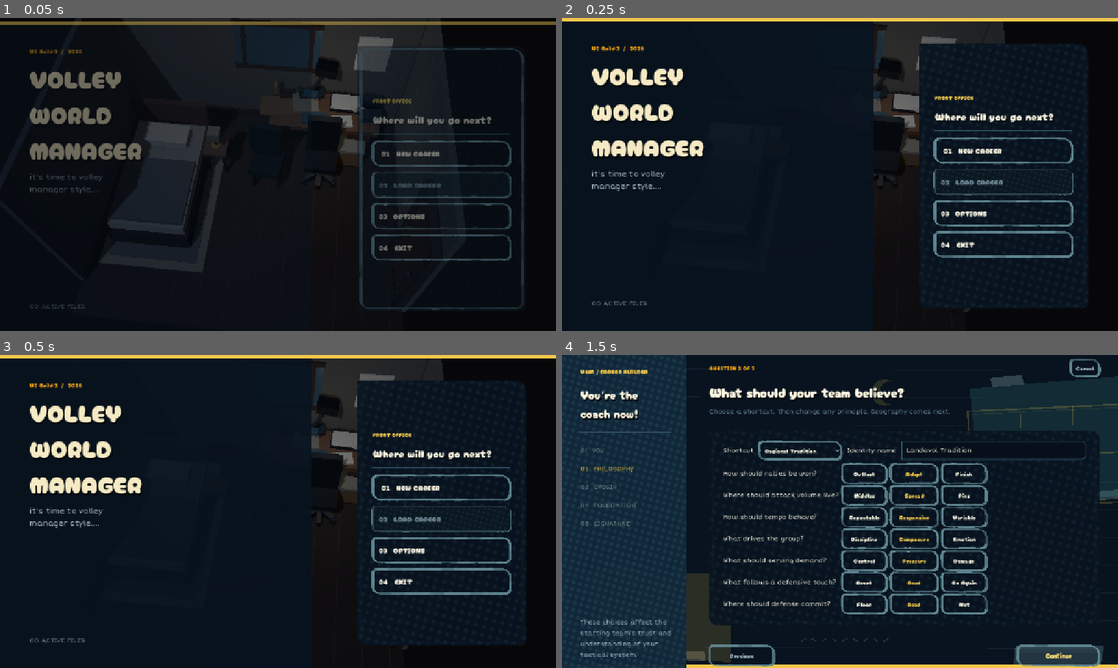
Above: before the commit, frames 1-4 (two rows, left to right).
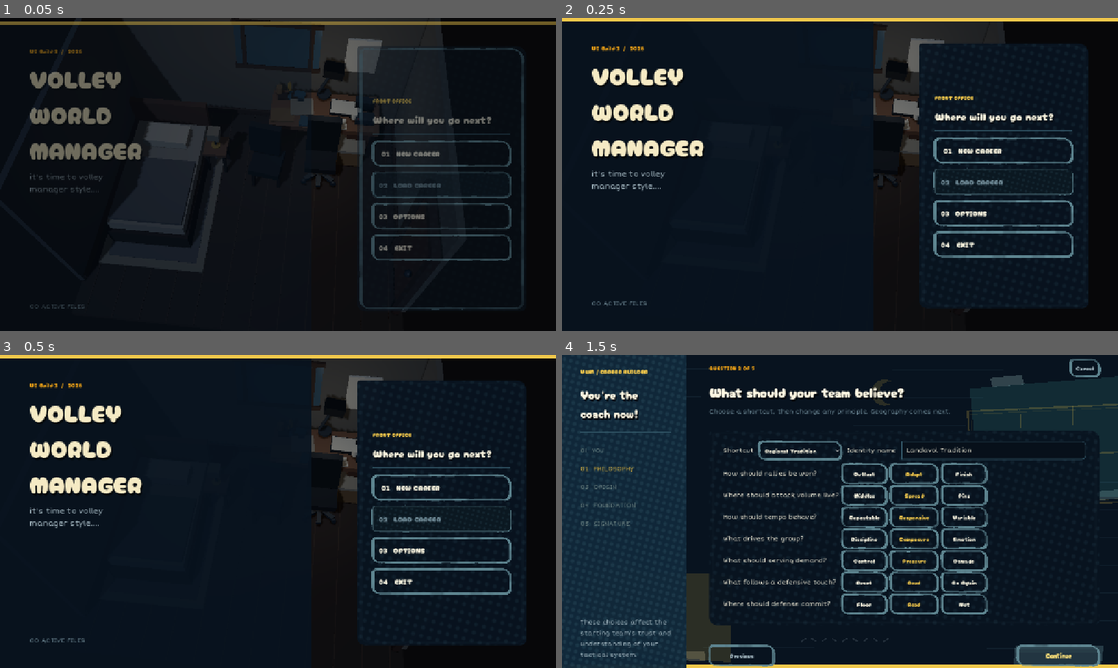
Above: after the commit, the same moments.

Repository: iracarranza/volley-world-manager
Game: Godot game, scene res://scenes/application.tscn
The game is run twice, just before and just after one commit, with the same random seed, the same clock (stepped at 60 frames per second) and the same inputs.
Inputs:
- Up to frame 1 (0.05 s): no input
- Up to frame 2 (0.25 s): no input
- Up to frame 3 (0.5 s): no input
- Up to frame 4 (1.5 s): click "01 NEW CAREER" at 0.5 s; click "Continue" at 1.25 s

The runs differ from the first frame. In frame 1, 1.1% of the frame differs, in the area x 46-71%, y 5-36%; in frame 2, 0.8%; in frame 3, 0.8%; in frame 4, nothing differs.

Commit message:
Keep Desk props physically on surface

Diff:
--- a/scenes/office/desk_composition_calibration.gd
+++ b/scenes/office/desk_composition_calibration.gd
@@ -7,73 +7,62 @@
 
 func _apply() -> void:
 	var office := get_parent().get_node_or_null("CanonicalOfficeLowPoly") as Node3D
-	if office == null:
-		return
+	if office == null: return
 
-	# 1. Camera: restore the historical wall band and put the rear desk edge near
-	# y=230 at 1280x720 instead of centering the optical axis on the tabletop.
 	var desk_camera := office.get_node("Cameras/Desk") as Camera3D
 	desk_camera.position = Vector3(1.05, 1.62, -0.50)
 	desk_camera.fov = 55.0
 	desk_camera.look_at(Vector3(1.05, 1.02, -1.58), Vector3.UP)
 
-	# 2. Wall anchors. The window is intentionally oversized: Desk mode crops it
-	# like the historical interface while OfficeWide still reveals the real room.
 	_place(office, "WindowGlass", Vector3(0.22, 1.70, -1.936), Vector3(1.34, 0.88, 0.025), 0.0)
 	_scale_named(office, ["WindowTop", "WindowBottom", "WindowMullionH"], Vector3(1.24, 1.0, 1.0))
 	_move_named(office, ["WindowGlass", "WindowTop", "WindowBottom", "WindowLeft", "WindowRight", "WindowMullionV", "WindowMullionH"], Vector3(-0.13, 0.06, 0.0), true)
-	var calendar := office.find_child("CalendarBacking", true, false) as Node3D
-	if calendar != null:
-		var delta := Vector3(0.08, 0.06, 0.0)
-		_move_named(office, ["CalendarBacking", "CalendarHeader", "CalendarMark"], delta, false)
-		for i in 6: _move_named(office, ["CalendarRow%02d" % i], delta, false)
-		for i in 5: _move_named(office, ["CalendarCol%02d" % i], delta, false)
+	var delta := Vector3(-0.08, 0.01, 0.0)
+	_move_named(office, ["CalendarBacking", "CalendarHeader", "CalendarMark"], delta, false)
+	for i in 6: _move_named(office, ["CalendarRow%02d" % i], delta, false)
+	for i in 5: _move_named(office, ["CalendarCol%02d" % i], delta, false)
 
-	# 3. Lamp: left of centre, with shade and base separated vertically in screen
-	# space. It is the bridge between wall context and working surface.
+	# Lamp owns a clear patch at the back centre-left; no paper/book intersects it.
 	var lamp_base := office.find_child("LampBase", true, false) as Node3D
 	var lamp_stem := office.find_child("LampStem", true, false) as Node3D
 	var lamp_shade := office.find_child("LampShade", true, false) as Node3D
 	if lamp_base != null:
-		lamp_base.position = Vector3(0.91, 0.88, -1.80)
-		lamp_base.scale = Vector3(1.25, 1.15, 1.25)
+		lamp_base.position = Vector3(1.02, 0.88, -1.78)
+		lamp_base.scale = Vector3(1.18, 1.12, 1.18)
 	if lamp_stem != null:
-		lamp_stem.position = Vector3(0.91, 1.17, -1.80)
-		lamp_stem.scale = Vector3(1.18, 1.40, 1.18)
+		lamp_stem.position = Vector3(1.02, 1.17, -1.78)
+		lamp_stem.scale = Vector3(1.15, 1.38, 1.15)
 		lamp_stem.rotation_degrees = Vector3(0, 0, -20)
 	if lamp_shade != null:
-		lamp_shade.position = Vector3(1.02, 1.45, -1.79)
-		lamp_shade.scale = Vector3(1.48, 1.32, 1.32)
+		lamp_shade.position = Vector3(1.13, 1.45, -1.77)
+		lamp_shade.scale = Vector3(1.42, 1.28, 1.28)
 
-	# 4. Journal: dominant centre-right anchor. Move back/right so its projected
-	# footprint rises toward historical x~560-875, y~305-505.
-	_place(office, "Journal", Vector3(1.43, 0.84, -1.64), Vector3(0.60, 0.050, 0.36), -3.0)
-	_place(office, "JournalPageEdge", Vector3(1.43, 0.867, -1.64), Vector3(0.56, 0.011, 0.326), -3.0)
+	# All functional props are constrained inside the 1.78 x 0.76 m desktop
+	# (x ~0.16..1.94, z ~-1.85..-1.09), with clearance from its physical edges.
+	_place(office, "Journal", Vector3(1.40, 0.84, -1.53), Vector3(0.53, 0.050, 0.31), -3.0)
+	_place(office, "JournalPageEdge", Vector3(1.40, 0.867, -1.53), Vector3(0.50, 0.011, 0.282), -3.0)
+	_place(office, "TrainingClipboard", Vector3(0.67, 0.855, -1.48), Vector3(0.38, 0.030, 0.34), 7.0)
+	_place(office, "ClipboardClip", Vector3(0.64, 0.88, -1.61), Vector3(0.11, 0.030, 0.050), 7.0)
+	_place(office, "ScoutingBoard", Vector3(0.37, 0.84, -1.29), Vector3(0.38, 0.030, 0.27), 3.0)
 
-	# 5. Training: vertical left-centre anchor.
-	_place(office, "TrainingClipboard", Vector3(0.72, 0.855, -1.58), Vector3(0.42, 0.030, 0.40), 7.0)
-	_place(office, "ClipboardClip", Vector3(0.68, 0.88, -1.75), Vector3(0.12, 0.030, 0.055), 7.0)
+	_place(office, "PhoneBase", Vector3(1.70, 0.88, -1.62), Vector3(0.30, 0.14, 0.19), -5.0)
+	_place(office, "PhoneHandset", Vector3(1.70, 0.985, -1.62), Vector3(0.32, 0.065, 0.08), -5.0)
+	_place(office, "AnsweringMachine", Vector3(1.70, 0.87, -1.32), Vector3(0.30, 0.12, 0.17), 4.0)
+	var machine_light := office.find_child("MachineLight", true, false) as Node3D
+	if machine_light != null: machine_light.position = Vector3(1.59, 0.93, -1.26)
 
-	# 6. Scouting: broad far-left object, intentionally allowed to crop.
-	_place(office, "ScoutingBoard", Vector3(0.25, 0.84, -1.48), Vector3(0.54, 0.030, 0.40), 3.0)
+	_place(office, "HousingFolder", Vector3(0.82, 0.84, -1.19), Vector3(0.33, 0.030, 0.20), -5.0)
+	_place(office, "MealPad", Vector3(1.27, 0.84, -1.18), Vector3(0.29, 0.025, 0.19), 8.0)
 
-	# 7. Communications: retain the historical vertical right-side stack.
-	_place(office, "PhoneBase", Vector3(1.79, 0.88, -1.66), Vector3(0.34, 0.14, 0.22), -5.0)
-	_place(office, "PhoneHandset", Vector3(1.79, 0.985, -1.66), Vector3(0.37, 0.065, 0.09), -5.0)
-	_place(office, "AnsweringMachine", Vector3(1.80, 0.87, -1.39), Vector3(0.34, 0.12, 0.19), 4.0)
-	var machine_light := office.find_child("MachineLight", true, false) as Node3D
-	if machine_light != null: machine_light.position = Vector3(1.67, 0.93, -1.31)
-
-	# 8. Secondary material stays lower/nearer and visually subordinate.
-	_place(office, "HousingFolder", Vector3(0.88, 0.84, -1.28), Vector3(0.39, 0.030, 0.255), -5.0)
-	_place(office, "MealPad", Vector3(1.34, 0.84, -1.25), Vector3(0.33, 0.025, 0.23), 8.0)
+	# Mug gets its own clear patch between Journal and communications.
 	var mug := office.find_child("Mug", true, false) as Node3D
 	if mug != null:
-		mug.position = Vector3(1.55, 0.92, -1.51)
-		mug.scale = Vector3(1.10, 1.10, 1.10)
+		mug.position = Vector3(1.53, 0.92, -1.34)
+		mug.scale = Vector3(1.0, 1.0, 1.0)
 
-	var book_positions := [Vector3(0.42, 0.84, -1.73), Vector3(0.72, 0.84, -1.74), Vector3(0.75, 0.882, -1.73), Vector3(0.79, 0.920, -1.72)]
-	var book_sizes := [Vector3(0.28, 0.042, 0.18), Vector3(0.36, 0.048, 0.21), Vector3(0.28, 0.048, 0.16), Vector3(0.23, 0.042, 0.145)]
+	# Books stay along the back-left strip and do not enter the lamp footprint.
+	var book_positions := [Vector3(0.34, 0.84, -1.70), Vector3(0.55, 0.84, -1.71), Vector3(0.58, 0.882, -1.70), Vector3(0.62, 0.920, -1.69)]
+	var book_sizes := [Vector3(0.20, 0.042, 0.14), Vector3(0.25, 0.048, 0.16), Vector3(0.21, 0.048, 0.13), Vector3(0.18, 0.042, 0.12)]
 	var book_yaws := [6.0, -5.0, 10.0, -9.0]
 	for i in 4:
 		var book := office.find_child("ReferenceBook%02d" % i, true, false) as Node3D
@@ -83,10 +72,7 @@
 			book.rotation_degrees = Vector3(0, book_yaws[i], 0)
 
 	var cup := office.find_child("PencilCup", true, false) as Node3D
-	if cup != null: cup.position = Vector3(0.22, 0.92, -1.75)
-	for i in 3:
-		var pencil := office.find_child("Pencil%02d" % i, true, false) as Node3D
-		if pencil != null: pencil.position.x -= 0.22
+	if cup != null: cup.position = Vector3(0.27, 0.92, -1.77)
 
 func _place(office: Node3D, node_name: String, pos: Vector3, size: Vector3, yaw: float) -> void:
 	var node := office.find_child(node_name, true, false) as Node3D
